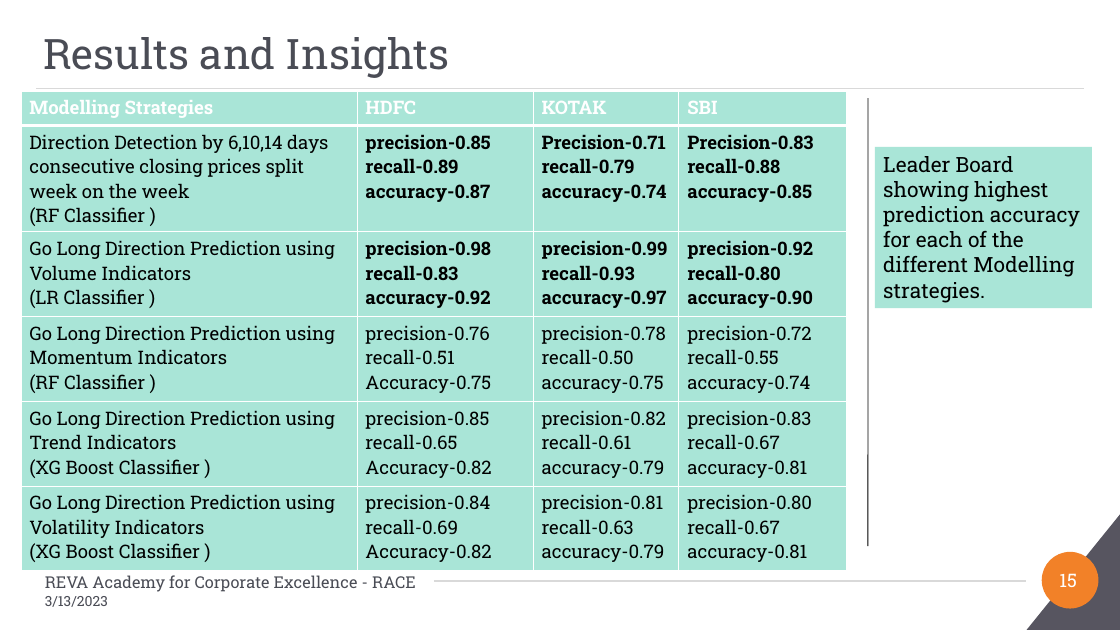
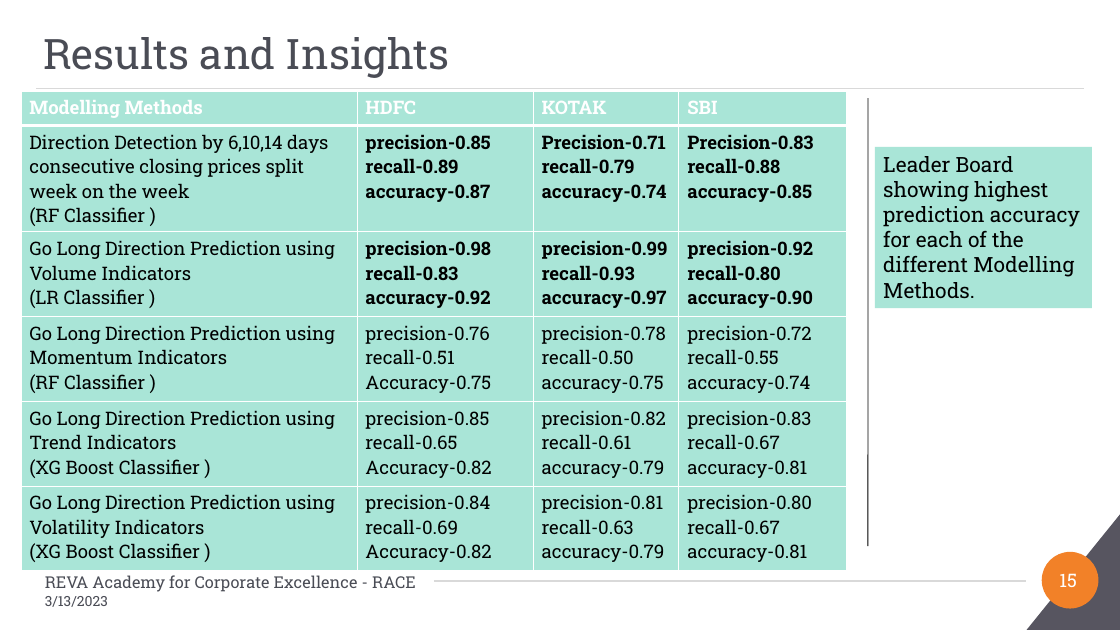
Before and after one commit to Embedded-org/ACCOMPLISHMENTS, a slide deck: slide 15 of RACE_CAPSTONE_PROJECT2/BA_Capstone Project_Final PPT_Anand Mohan_Direction Detection Selected Stocks_2023.pptx. Drawn at 1120x630 pixels with LibreOffice and Linux fonts; fonts in the diff are those of the drawing; background and template pictures are left out. Boxes give left, top, right and bottom in pixels: in the first picture for what was removed or moved away, otherwise in the second. Text is boxed around its words. In the diff, an @@ line names an element or a change of style, - is before the commit and + after.

```diff
--- a/RACE_CAPSTONE_PROJECT2/BA_Capstone Project_Final PPT_Anand Mohan_Direction Detection Selected Stocks_2023.pptx
+++ b/RACE_CAPSTONE_PROJECT2/BA_Capstone Project_Final PPT_Anand Mohan_Direction Detection Selected Stocks_2023.pptx
@@ table at (x1=21, y1=91, x2=848, y2=566) @@
-row 1, column 1: Modelling Strategies
+row 1, column 1: Modelling Methods
@@ text in rectangle at (x1=883, y1=156, x2=1080, y2=299): text changed @@
-Leader Board showing highest prediction accuracy for each of the different Modelling strategies.
+Leader Board showing highest prediction accuracy for each of the different Modelling Methods.
```
Also in this commit, not shown: 1 other slide changed.
